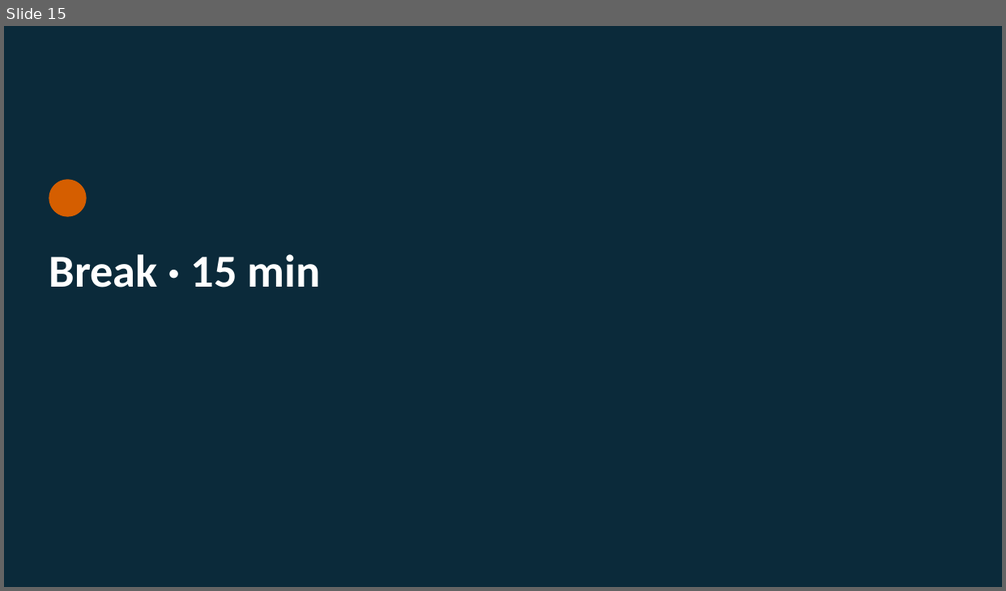
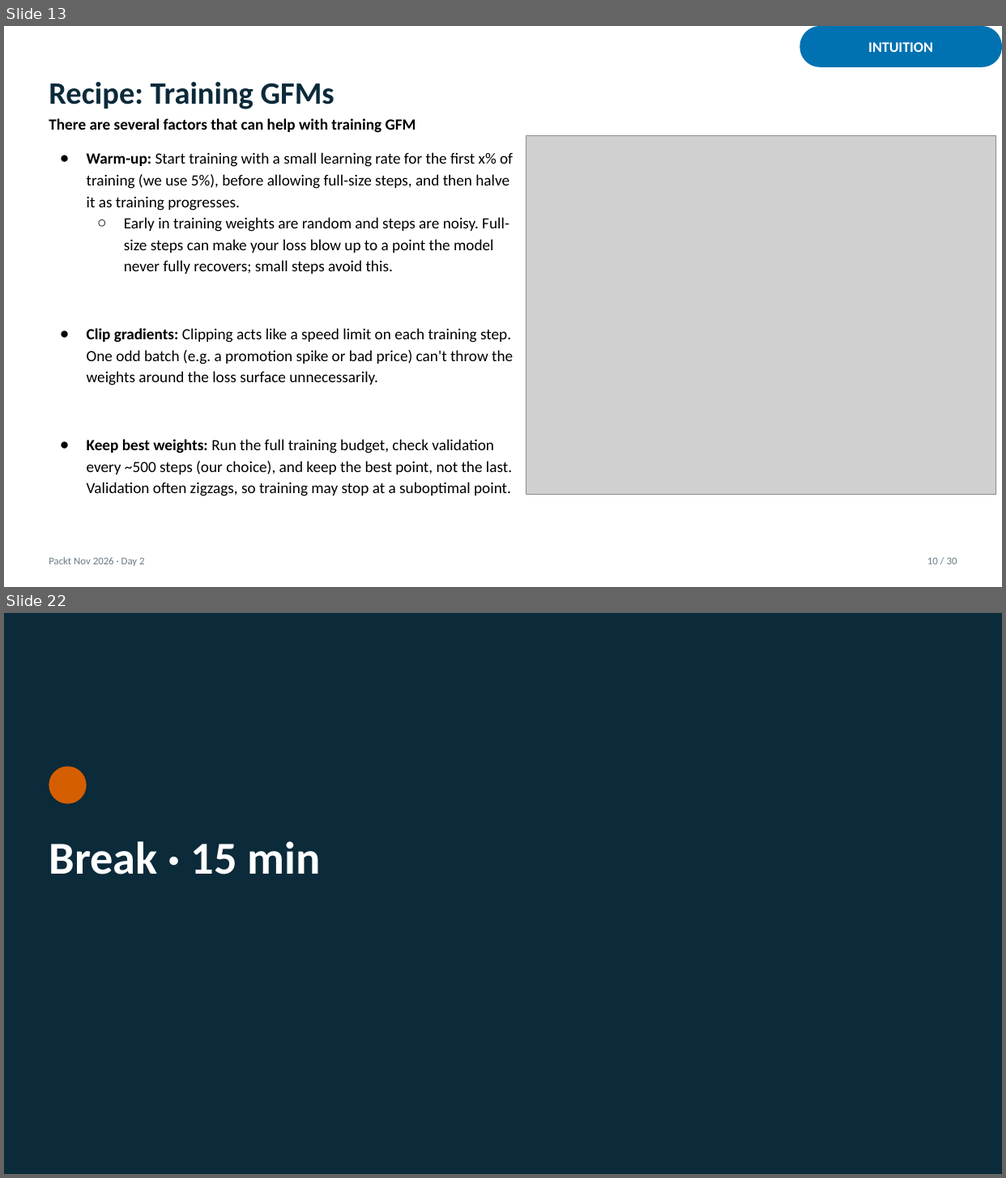
Before and after one commit to tackes/time-series-forecasting-bootcamp, a slide deck: day2_neural/slides_full/day2_slides.pptx. Shown one above the other, each under a label of ours: slide 15 before the commit, slides 13 and 22 after it; the slides between them are not shown. The pictures are 1006x591 and 1006x1178 pixels, drawn with LibreOffice and Linux fonts; fonts in the diff are those of the drawing; grey boxes stand for pictures. Boxes give left, top, right and bottom in pixels: in the first picture for what was removed or moved away, otherwise in the second. Text is boxed around its words. In the diff, an @@ line names an element or a change of style, - is before the commit and + after.

```diff
--- a/day2_neural/slides_full/day2_slides.pptx
+++ b/day2_neural/slides_full/day2_slides.pptx
@@ slide 13 added at <box>4,26,1002,587</box>, background #FFFFFF @@
@@ rounded rectangle added at <box>799,26,1002,67</box>, fill #0072B2 @@
@@ text added at <box>868,42,933,52</box>, 14 pt, text #FFFFFF, bold @@
+INTUITION
@@ text added at <box>49,82,334,109</box>, 30 pt, text #0B2A3A, bold @@
+Recipe: Training GFMs
@@ text added at <box>49,118,513,497</box>, 15 pt, text #000000 @@
+There are several factors that can help with training GFM
+● Warm-up: Start training with a small learning rate for the first x% of training (we use 5%), before allowing full-size steps, and then halve it as training progresses.
+  ○ Early in training weights are random and steps are noisy. Full-size steps can make your loss blow up to a point the model never fully recovers; small steps avoid this.
+● Clip gradients: Clipping acts like a speed limit on each training step. One odd batch (e.g. a promotion spike or bad price) can't throw the weights around the loss surface unnecessarily.
+● Keep best weights: Run the full training budget, check validation every ~500 steps (our choice), and keep the best point, not the last. Validation often zigzags, so training may stop at a suboptimal point.
@@ picture added at <box>526,136,996,495</box> @@
@@ text added at <box>49,557,144,566</box>, 10 pt, text #6B7C86 @@
+Packt Nov 2026 · Day 2
@@ text added at <box>927,557,957,565</box>, 10 pt, text #6B7C86 @@
+10 / 30
@@ what was slide 15 is now slide 22 @@
```
Also in this commit, not shown: 26 slides changed, 8 other slides added, 2 slides removed, 1 other file.
